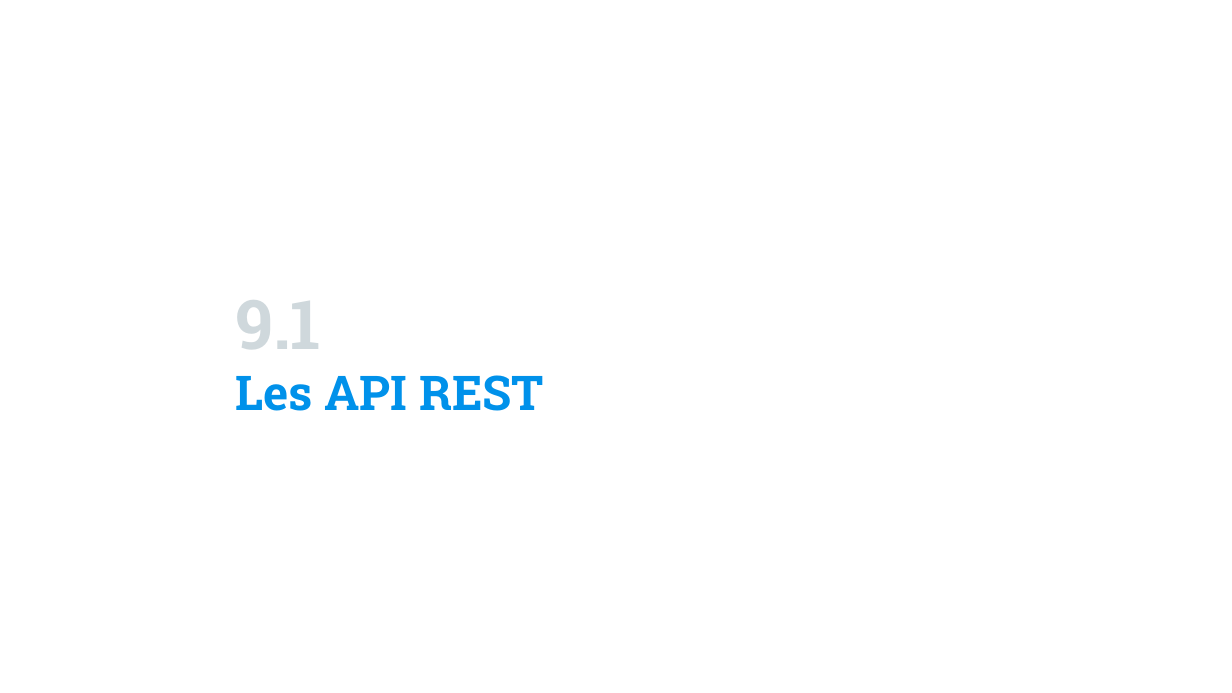
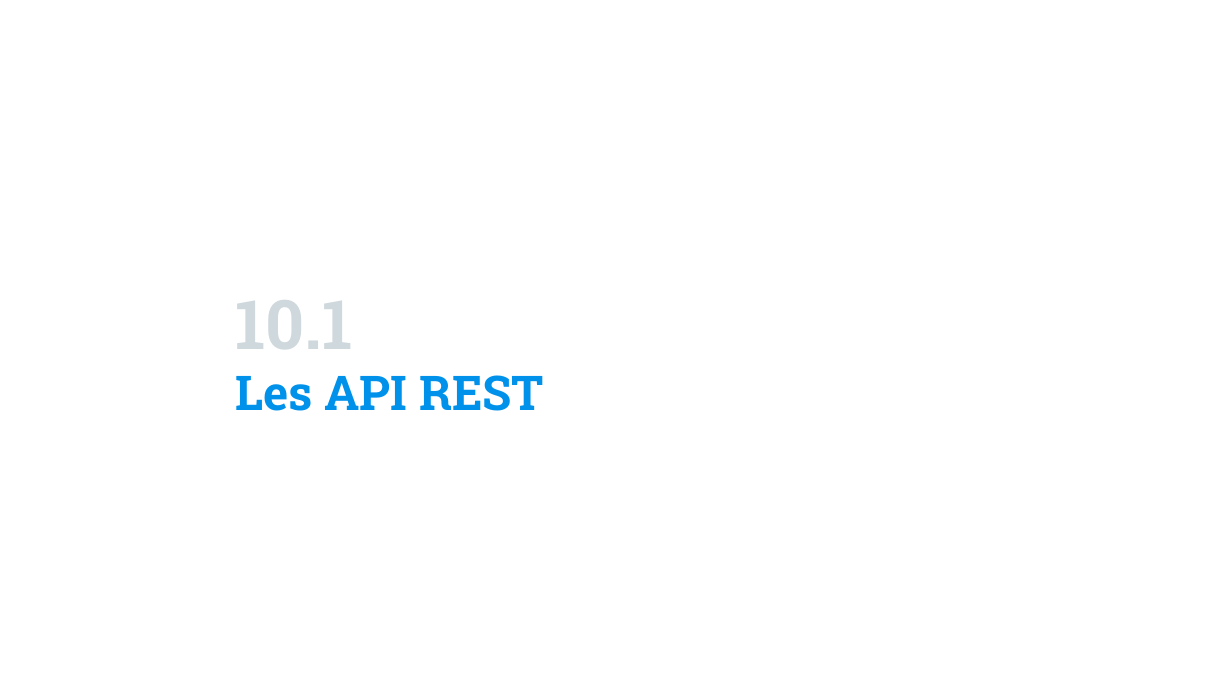
Before and after one commit to Fully-san/PythonSoftwareDevelopment, a slide deck: slide 247 of Supports/Python Software Development.pptx (slide 228 before the commit). Drawn at 1232x693 pixels with LibreOffice and Linux fonts; fonts in the diff are those of the drawing; background and template pictures are left out. Boxes give left, top, right and bottom in pixels: in the first picture for what was removed or moved away, otherwise in the second. Text is boxed around its words. In the diff, an @@ line names an element or a change of style, - is before the commit and + after.

```diff
--- a/Supports/Python Software Development.pptx
+++ b/Supports/Python Software Development.pptx
@@ title at <box>235,300,352,349</box>: text changed @@
-9.1
+10.1
```
Also in this commit, not shown: 5 other slides changed, 19 slides added, 4 other files.
